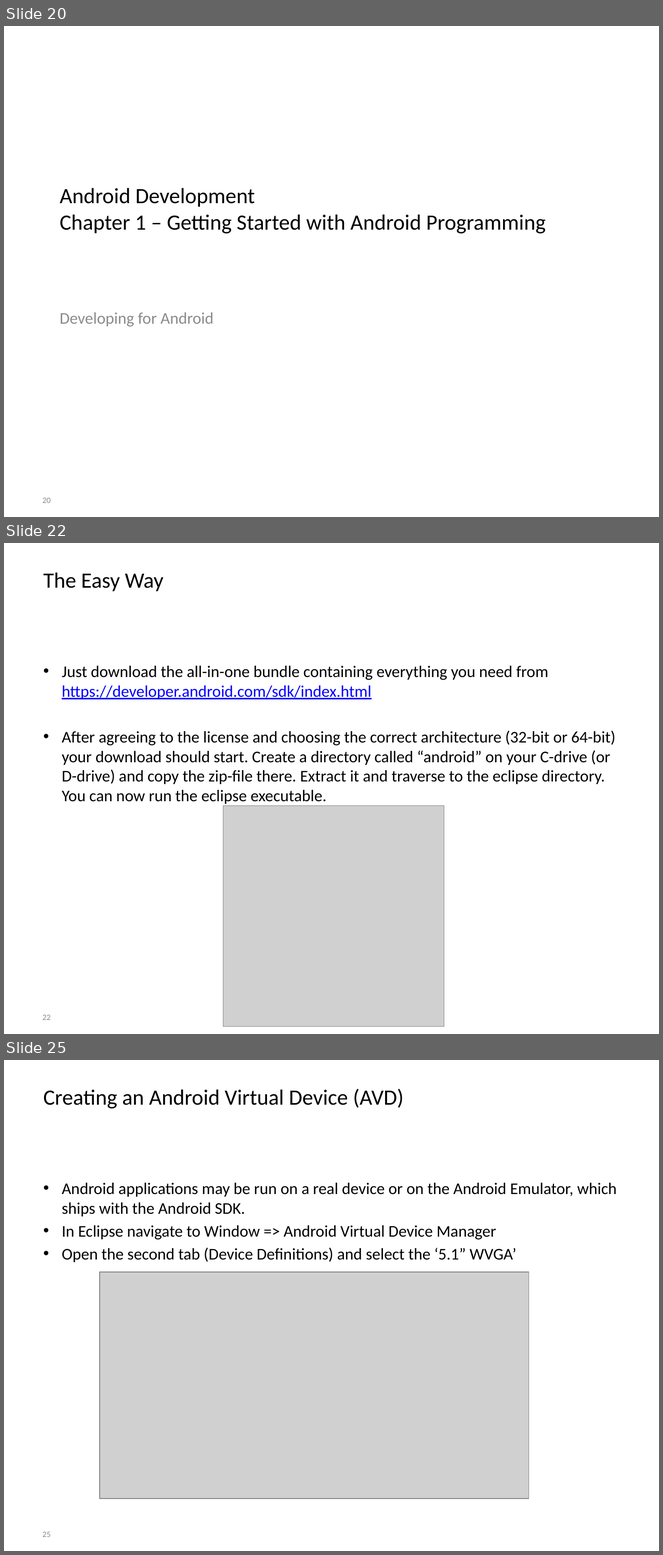
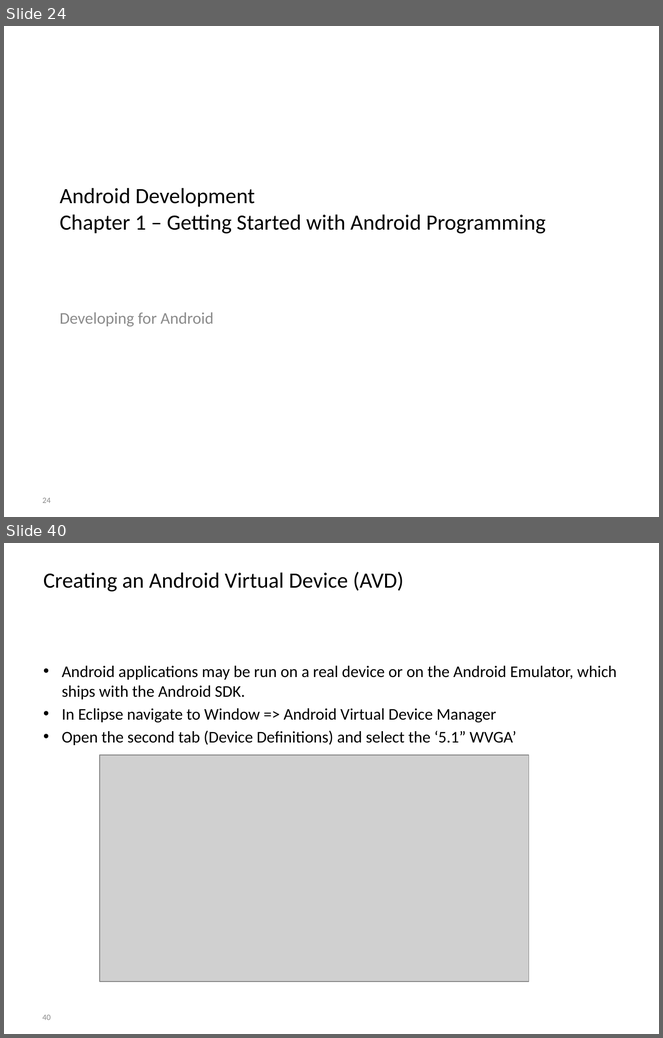
Before and after one commit to BioBoost/android_development_course, a slide deck: slides/chapter1_getting_started.pptx. Shown one above the other, each under a label of ours: slides 20, 22 and 25 before the commit, slides 24 and 40 after it; the slides between them are not shown. The pictures are 663x1555 and 663x1038 pixels, drawn with LibreOffice and Linux fonts; fonts in the diff are those of the drawing; grey boxes stand for pictures; background and template pictures are left out. Boxes give left, top, right and bottom in pixels: in the first picture for what was removed or moved away, otherwise in the second. Text is boxed around its words. In the diff, an @@ line names an element or a change of style, - is before the commit and + after.

Commit message:
Add slides on installation of android studio

```diff
--- a/slides/chapter1_getting_started.pptx
+++ b/slides/chapter1_getting_started.pptx
@@ slide 22 removed at (x1=4, y1=543, x2=659, y2=1034), background picture (left out) @@
@@ title removed at (x1=44, y1=572, x2=164, y2=591) @@
-The Easy Way
@@ text removed at (x1=62, y1=666, x2=616, y2=804) @@
-• Just download the all-in-one bundle containing everything you need from https://developer.android.com/sdk/index.html
-• After agreeing to the license and choosing the correct architecture (32-bit or 64-bit) your download should start. Create a directory called “android” on your C-drive (or D-drive) and copy the zip-file there. Extract it and traverse to the eclipse directory. You can now run the eclipse executable.
@@ picture removed at (x1=223, y1=806, x2=444, y2=1027) @@
@@ page number removed at (x1=42, y1=1015, x2=51, y2=1020) @@
-22
@@ what was slide 20 is now slide 24 @@
@@ page number at (x1=42, y1=498, x2=51, y2=503): text changed @@
-20
+24
@@ what was slide 25 is now slide 40 @@
@@ page number at (x1=42, y1=1015, x2=51, y2=1020): text changed @@
-25
+40
```
Also in this commit, not shown: 2 slides changed, 19 slides added, 3 other slides removed.
